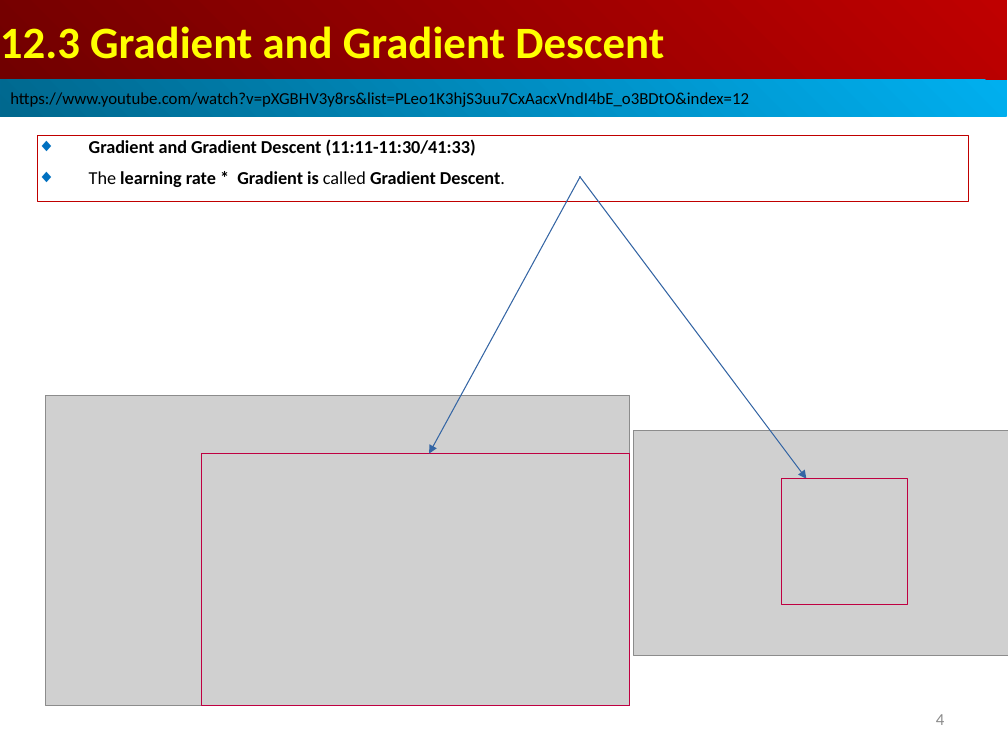
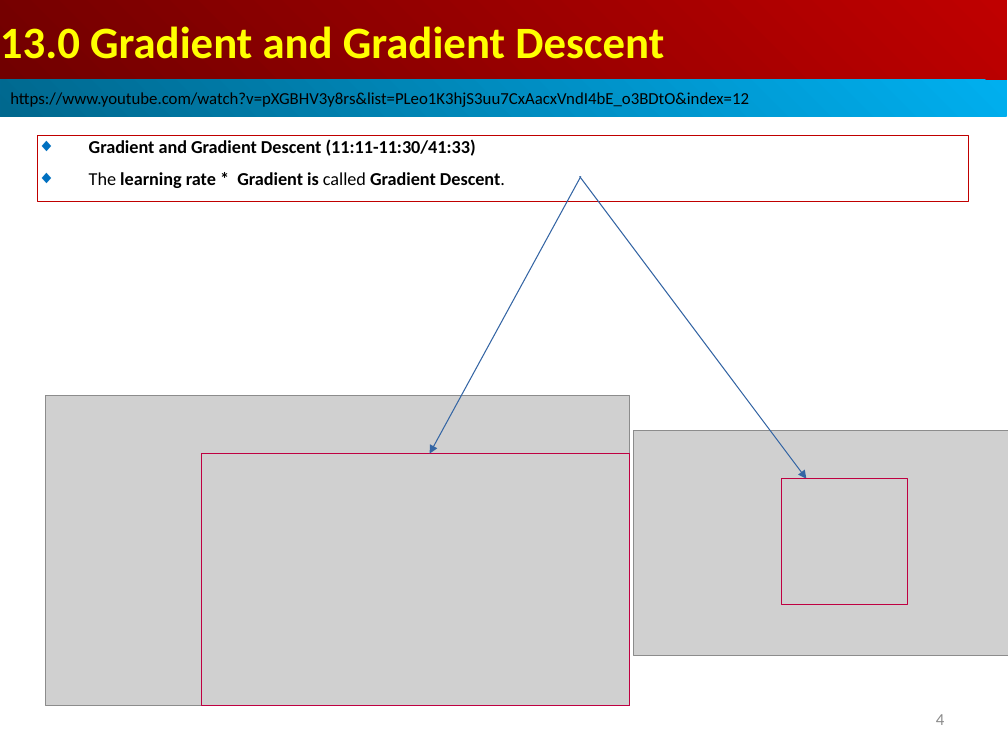
Before and after one commit to peterhchen/AIU_CS512_DL, a slide deck: slide 4 of 000_Lecture_Project/week04/01_Lecture/13.00_w03_review.ppt. Drawn at 1008x756 pixels with LibreOffice and Linux fonts; fonts in the diff are those of the drawing; grey boxes stand for pictures. Boxes give left, top, right and bottom in pixels: in the first picture for what was removed or moved away, otherwise in the second. Text is boxed around its words. In the diff, an @@ line names an element or a change of style, - is before the commit and + after.

```diff
--- a/000_Lecture_Project/week04/01_Lecture/13.00_w03_review.ppt
+++ b/000_Lecture_Project/week04/01_Lecture/13.00_w03_review.ppt
@@ text in rectangle at <box>0,26,664,59</box>: text changed @@
-12.3 Gradient and Gradient Descent
+13.0 Gradient and Gradient Descent
```
Also in this commit, not shown: 6 other slides changed.
